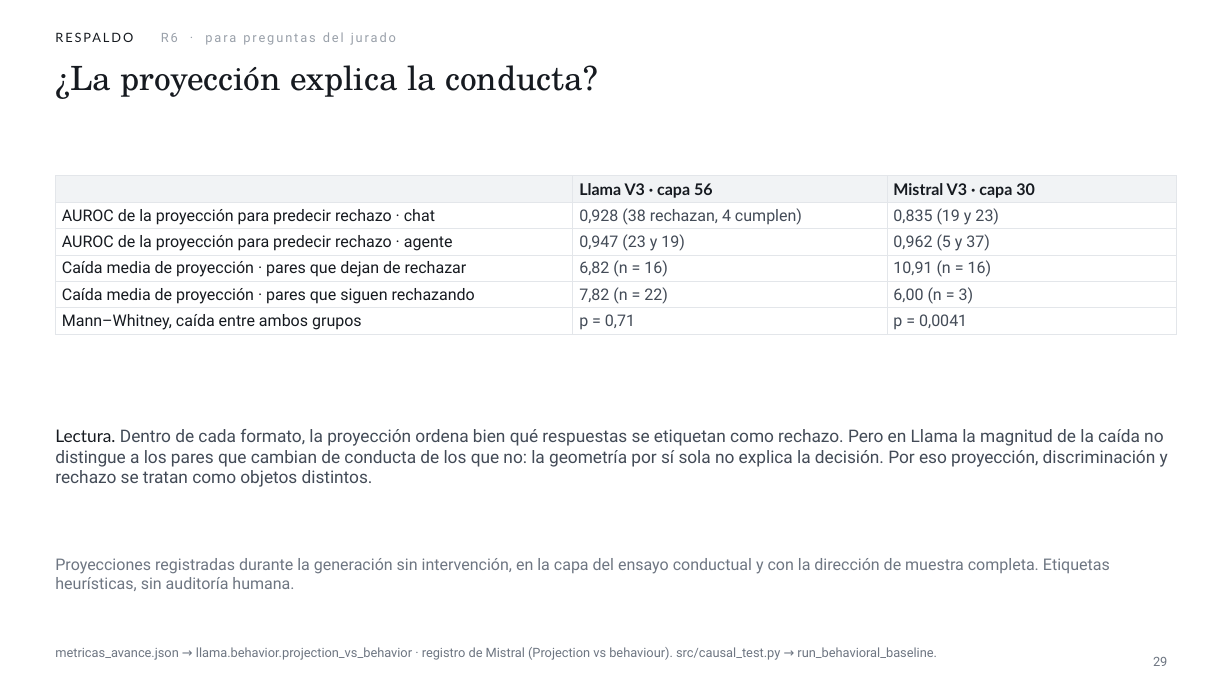
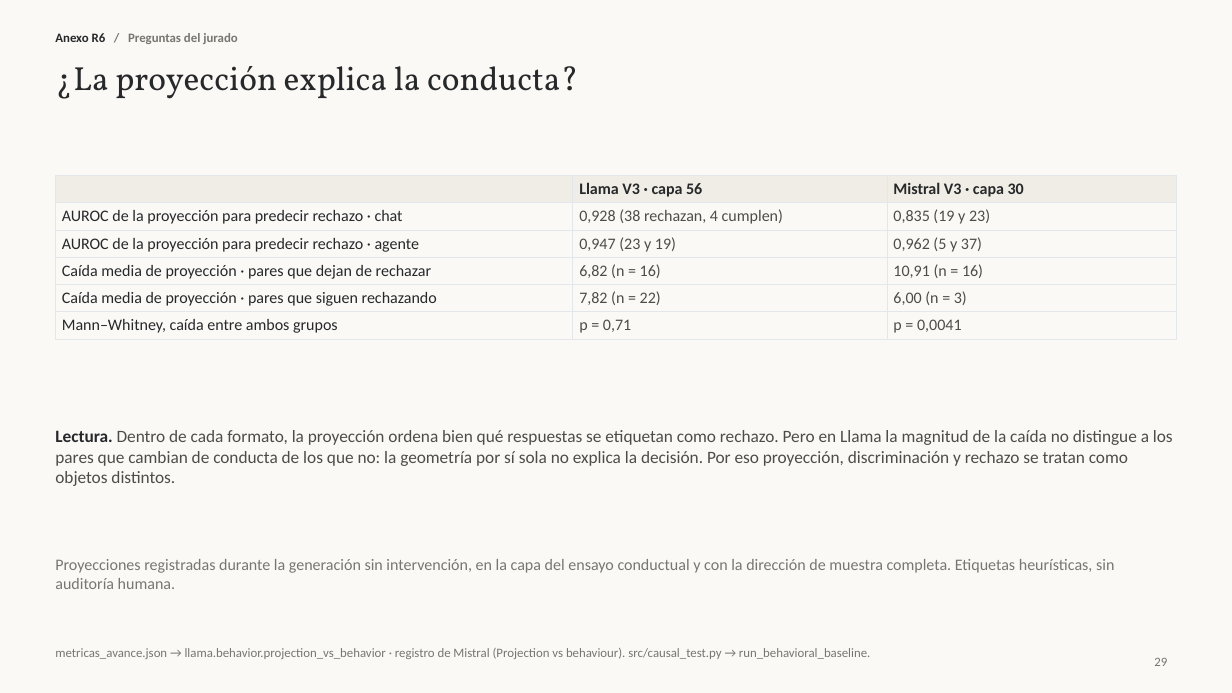
Before and after one commit to JEstebanBav/agentic-safety-probe, a slide deck: slide 29 of docs/sustentacion/Sustentacion_Espitia_Leiva.pptx. Drawn at 1232x693 pixels with LibreOffice and Linux fonts; fonts in the diff are those of the drawing. Boxes give left, top, right and bottom in pixels: in the first picture for what was removed or moved away, otherwise in the second. Text is boxed around its words. In the diff, an @@ line names an element or a change of style, - is before the commit and + after.

```diff
--- a/docs/sustentacion/Sustentacion_Espitia_Leiva.pptx
+++ b/docs/sustentacion/Sustentacion_Espitia_Leiva.pptx
@@ background #FFFFFF to #FAF9F6 @@
@@ title "¿La proyección explica la conducta?" at box(55, 66, 578, 99): font TeX Gyre Schola to Vollkorn, text colour #161A20 to #26282A @@
@@ text at box(55, 33, 237, 44): text changed; font Roboto to Calibri; text colour #9AA1AA to #77766F; bold on @@
-RESPALDO R6 · para preguntas del jurado
+Anexo R6 / Preguntas del jurado
@@ table at box(55, 176, 1177, 337) @@
@@ fill #F1F3F5 to #F0EDE6 in row 1 @@
@@ font Lato to Calibri in "Llama V3 · capa 56", "Mistral V3 · capa 30" @@
@@ text colour #161A20 to #26282A in "Llama V3 · capa 56", "Mistral V3 · capa 30", "AUROC de la proyección para predecir rechazo ...", "AUROC de la proyección para predecir rechazo ..." and 3 more places @@
@@ font Roboto to Calibri @@
@@ text colour #434B57 to #4C4D4A in "0,928 (38 rechazan, 4 cumplen)", "0,835 (19 y 23)", "0,947 (23 y 19)", "0,962 (5 y 37)" and 6 more places @@
@@ text "Lectura. Dentro de cada formato, ..." at box(55, 430, 1173, 486): font Lato to Calibri, text colour #161A20 to #26282A, bold on in "Lectura."; font Roboto to Calibri, text colour #434B57 to #4C4D4A @@
@@ font Roboto to Calibri, text colour #6E7682 to #77766F in 3 elements at box(55, 559, 1114, 589), box(55, 648, 870, 659), box(1154, 658, 1167, 666) @@
```
Also in this commit, not shown: 31 other slides changed, 4 slides added, 3 slides removed, 21 other files.
